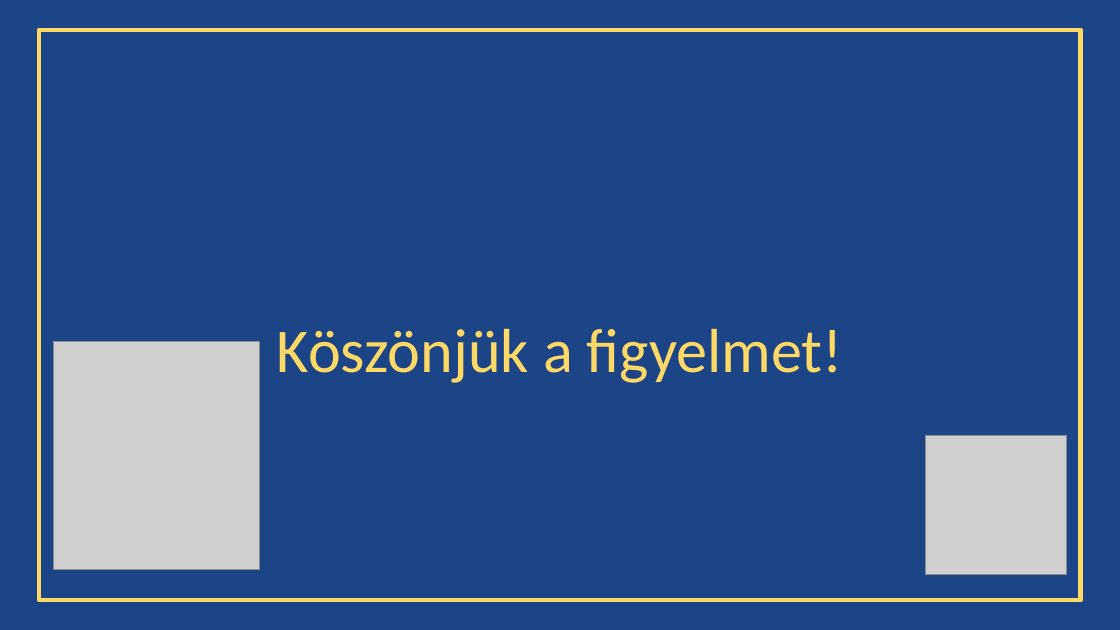
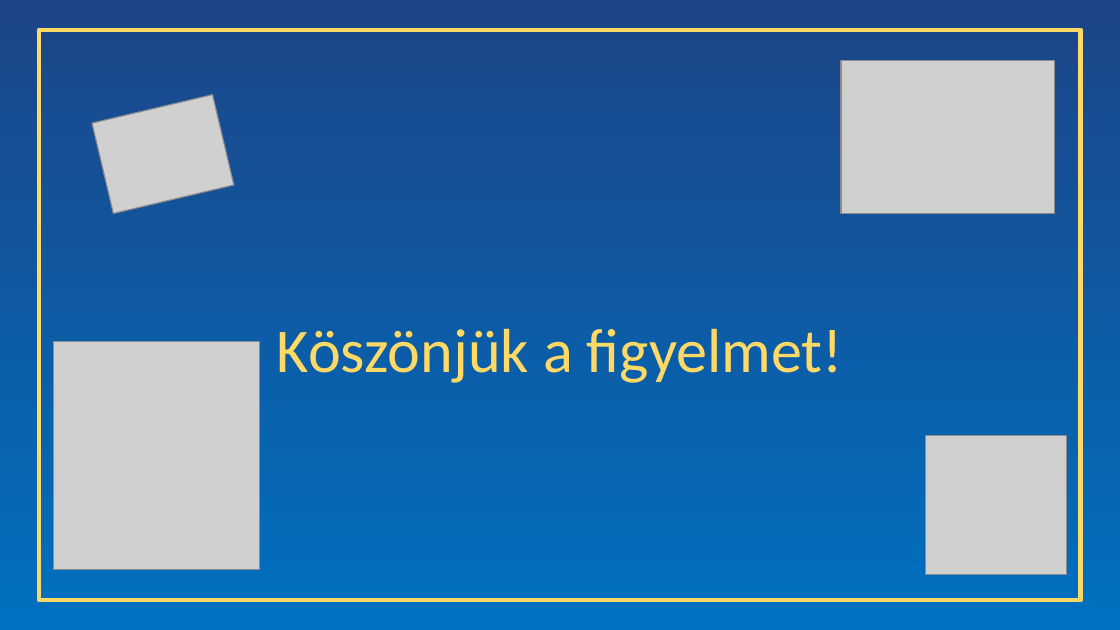
Before and after one commit to Bredacs-Goran/11_SZFT4_Bredacs-Goran_Eperjesi-P-ter_Moharos-Dori-n_Projekt1, a slide deck: slide 12 of ikt_jatek.pptx. Drawn at 1120x630 pixels with LibreOffice and Linux fonts; fonts in the diff are those of the drawing; grey boxes stand for pictures. Boxes give left, top, right and bottom in pixels: in the first picture for what was removed or moved away, otherwise in the second. Text is boxed around its words. In the diff, an @@ line names an element or a change of style, - is before the commit and + after.

```diff
--- a/ikt_jatek.pptx
+++ b/ikt_jatek.pptx
@@ background #1C4587 to gradient #1C4587 to #0070C0 @@
@@ picture added at [841,60,1055,214] @@
@@ picture added at [92,94,234,214] @@
```
Also in this commit, not shown: 11 other slides changed.
